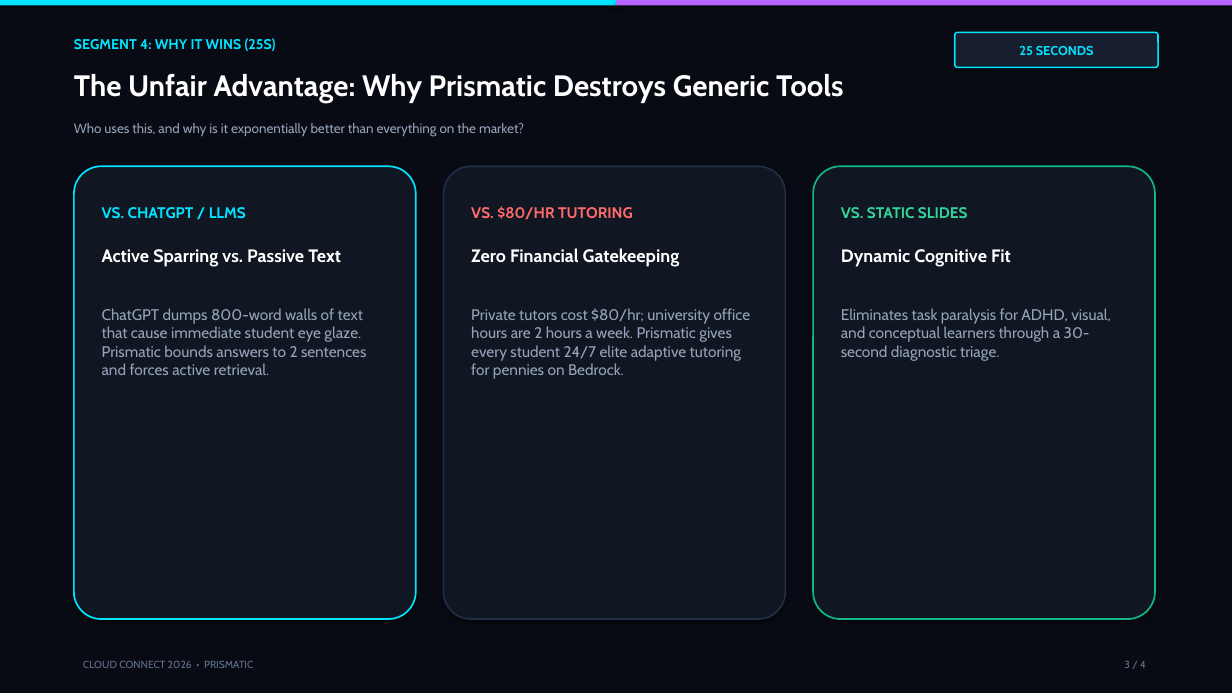
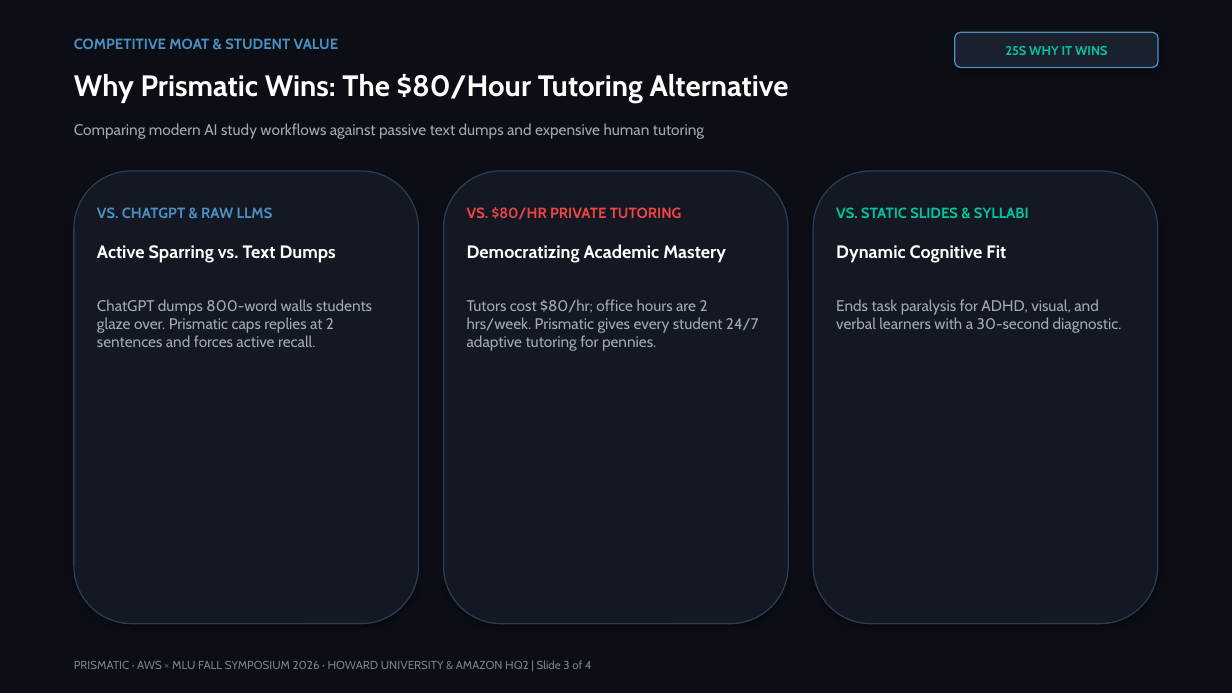
Before and after one commit to SakshamKapoor2911/SHARK-TANK-AWS-MLU, a slide deck: slide 3 of Prismatic_Shark_Tank_Pitch_Deck.pptx. Drawn at 1232x693 pixels with LibreOffice and Linux fonts; fonts in the diff are those of the drawing. Boxes give left, top, right and bottom in pixels: in the first picture for what was removed or moved away, otherwise in the second. Text is boxed around its words. In the diff, an @@ line names an element or a change of style, - is before the commit and + after.

Commit message:
feat: design skill + live demo guide, pitch timer, voice select, dynamic SVG, PartyRock slot, slide-3 trim

```diff
--- a/Prismatic_Shark_Tank_Pitch_Deck.pptx
+++ b/Prismatic_Shark_Tank_Pitch_Deck.pptx
@@ rectangle at [0,0,1232,693]: fill #080B13 to #0B0E14 @@
@@ rectangle removed at [0,0,616,6] @@
@@ rectangle removed at [616,0,1232,6] @@
@@ text added at [74,38,339,49], 11.5 pt, text #4A8FC2, bold @@
+COMPETITIVE MOAT & STUDENT VALUE
@@ rounded rectangle "25S WHY IT WINS" at [955,32,1158,67]: fill #161E30 to #1A202E; outline #00E5FF 1.2 pt to #4A8FC2 1 pt; proportions changed @@
@@ text in rounded rectangle at [1005,46,1107,55]: text changed; text colour #00E5FF to #00C49F @@
-25 SECONDS
+25S WHY IT WINS
@@ text at [74,74,789,103]: text changed; size 11 to 23 pt; text colour #00E5FF to #FFFFFF @@
-SEGMENT 4: WHY IT WINS (25S)
+Why Prismatic Wins: The $80/Hour Tutoring Alternative
@@ text removed at [74,74,844,103] @@
-The Unfair Advantage: Why Prismatic Destroys Generic Tools
@@ text at [74,123,704,139]: text changed; size 10.5 to 12 pt; text colour #94A3B8 to #A0A8B4 @@
-Who uses this, and why is it exponentially better than everything on the market?
+Comparing modern AI study workflows against passive text dumps and expensive human tutoring
@@ rounded rectangle at [74,171,419,624]: fill #101622 to #131822; outline #00E5FF 1.3 pt to #2B3C55 1 pt; proportions changed @@
@@ rounded rectangle at [444,171,788,624]: fill #101622 to #131822; outline #202D46 1.3 pt to #2B3C55 1 pt; proportions changed @@
@@ 3 rounded rectangles: place and size @@
-3 rounded rectangles at [74,166,1155,619]
+3 rounded rectangles at [74,171,1158,624]
@@ rounded rectangle at [813,171,1158,624]: fill #101622 to #131822; outline #10B981 1.3 pt to #2B3C55 1 pt; proportions changed @@
@@ text at [97,207,273,218]: text changed; size 12 to 11.5 pt; text colour #00E5FF to #4A8FC2 @@
-VS. CHATGPT / LLMS
+VS. CHATGPT & RAW LLMS
@@ text at [467,207,682,220]: text changed; size 12 to 11.5 pt; text colour #FF6B6B to #EF4444 @@
-VS. $80/HR TUTORING
+VS. $80/HR PRIVATE TUTORING
@@ text at [836,207,1029,218]: text changed; size 12 to 11.5 pt; text colour #34D399 to #00C49F @@
-VS. STATIC SLIDES
+VS. STATIC SLIDES & SYLLABI
@@ text at [97,245,336,263]: text changed @@
-Active Sparring vs. Passive Text
+Active Sparring vs. Text Dumps
@@ text added at [467,244,726,263], 14 pt, text #FFFFFF, bold @@
+Democratizing Academic Mastery
@@ text removed at [471,248,680,267] @@
-Zero Financial Gatekeeping
@@ text "Dynamic Cognitive Fit": place and size @@
-text "Dynamic Cognitive Fit" at [841,249,1011,267]
+text "Dynamic Cognitive Fit" at [836,245,1006,263]
@@ text at [97,299,372,347]: text changed; text colour #94A3B8 to #A0A8B4 @@
-ChatGPT dumps 800-word walls of text that cause immediate student eye glaze. Prismatic bounds answers to 2 sentences and forces active retrieval.
+ChatGPT dumps 800-word walls students glaze over. Prismatic caps replies at 2 sentences and forces active recall.
@@ text at [467,299,759,351]: text changed; text colour #94A3B8 to #A0A8B4 @@
-Private tutors cost $80/hr; university office hours are 2 hours a week. Prismatic gives every student 24/7 elite adaptive tutoring for pennies on Bedrock.
+Tutors cost $80/hr; office hours are 2 hrs/week. Prismatic gives every student 24/7 adaptive tutoring for pennies.
@@ text at [836,299,1122,333]: text changed; text colour #94A3B8 to #A0A8B4 @@
-Eliminates task paralysis for ADHD, visual, and conceptual learners through a 30-second diagnostic triage.
+Ends task paralysis for ADHD, visual, and verbal learners with a 30-second diagnostic.
@@ text added at [74,660,591,669], 9 pt, text #78808E @@
+PRISMATIC · AWS × MLU FALL SYMPOSIUM 2026 · HOWARD UNIVERSITY & AMAZON HQ2 | Slide 3 of 4
@@ text removed at [83,661,253,668] @@
-CLOUD CONNECT 2026 • PRISMATIC
@@ text removed at [1124,661,1146,668] @@
-3 / 4
```
Also in this commit, not shown: 2 other slides changed, 1 slide added, 1 slide removed, 16 other files.
